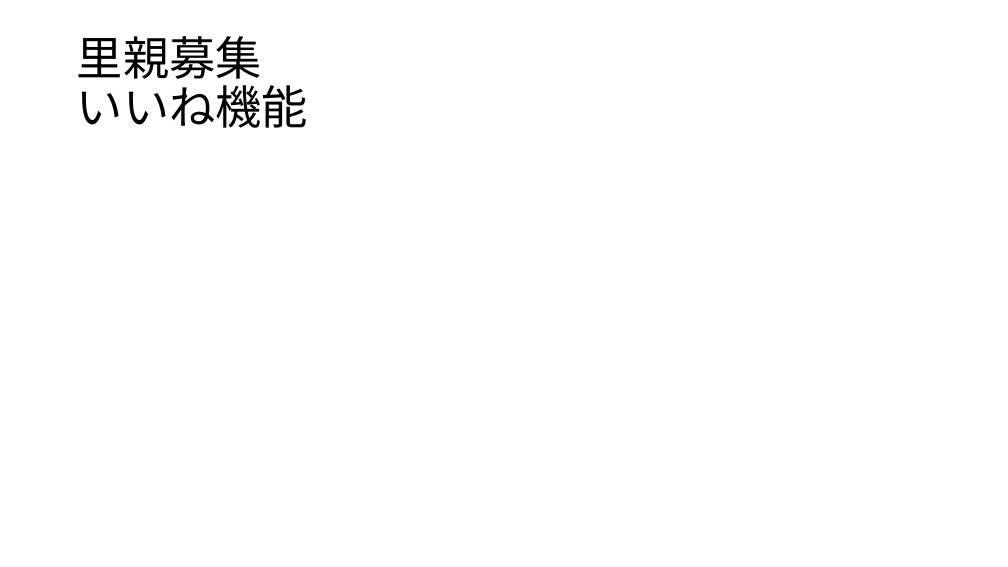
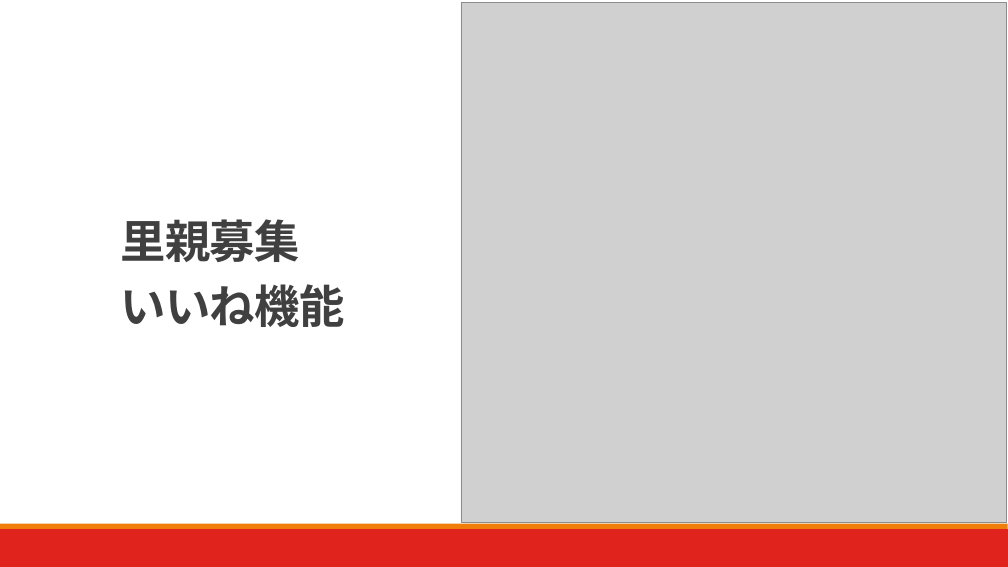
Before and after one commit to yu-kobatake/kfc, a slide deck: slide 8 of KFC発表資料.pptx. Drawn at 1008x567 pixels with LibreOffice and Linux fonts; fonts in the diff are those of the drawing; grey boxes stand for pictures. Boxes give left, top, right and bottom in pixels: in the first picture for what was removed or moved away, otherwise in the second. Text is boxed around its words. In the diff, an @@ line names an element or a change of style, - is before the commit and + after.

```diff
--- a/KFC発表資料.pptx
+++ b/KFC発表資料.pptx
@@ picture added at (461, 3, 1007, 523) @@
@@ title "里親募集 いいね機能": place and size @@
-title "里親募集 いいね機能" at (77, 36, 308, 128)
+title "里親募集 いいね機能" at (120, 219, 345, 327)
@@ title "里親募集 いいね機能" at (120, 219, 345, 327): size 44 to 43.2 pt, font Noto Sans CJK JP to Calibri, text colour #000000 to #404040, letter spacing 0 to -0.5 pt, bold on; line spacing 0.9 to 1.2; vertical alignment middle to bottom @@
@@ rectangle added at (0, 529, 1008, 567), fill #E1231E @@
@@ rectangle added at (0, 524, 1008, 529), fill #F07F09 @@
```
Also in this commit, not shown: 9 other slides changed, 6 slides added, 1 other file.
